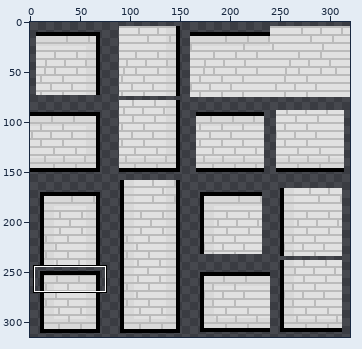
Sprite sheet, stored at Textures/Things/Building/Roof/Roof_Brick_Flat/Wall_Atlas_Smooth.png. Above, an overview of the earlier version with the close-up marked.
Close-up. The starting point:
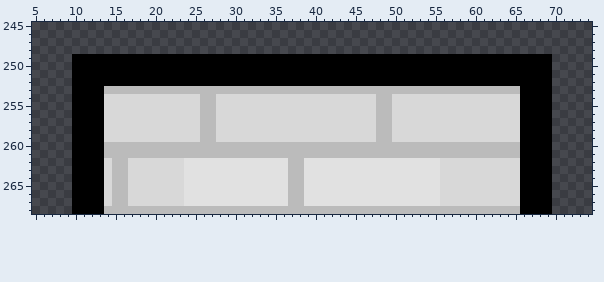
The file is 320x320 pixels. Pixels under 10% opacity are left out. Colours within 5 levels of each other are drawn and written as one. Shown: x 5..74, y 245..268. The wide view leaves out empty margins. The commit also changed other parts of the picture, which this record leaves out.
And afterwards:
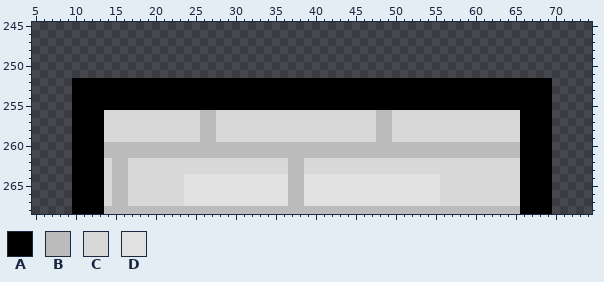
Palette (. is transparent): A #000000  B #bbbbbb  C #d8d8d8  D #e1e1e1
Diff:
@@ x 5..74 @@
 248 ......................................................................
-249 .....AAAAAAAAAAAAAAAAAAAAAAAAAAAAAAAAAAAAAAAAAAAAAAAAAAAAAAAAAAAA.....
-250 .....AAAAAAAAAAAAAAAAAAAAAAAAAAAAAAAAAAAAAAAAAAAAAAAAAAAAAAAAAAAA.....
-251 .....AAAAAAAAAAAAAAAAAAAAAAAAAAAAAAAAAAAAAAAAAAAAAAAAAAAAAAAAAAAA.....
+249 ......................................................................
+250 ......................................................................
+251 ......................................................................
 252 .....AAAAAAAAAAAAAAAAAAAAAAAAAAAAAAAAAAAAAAAAAAAAAAAAAAAAAAAAAAAA.....
-253 .....AAAABBBBBBBBBBBBBBBBBBBBBBBBBBBBBBBBBBBBBBBBBBBBBBBBBBBBAAAA.....
-254 .....AAAACCCCCCCCCCCCBBCCCCCCCCCCCCCCCCCCCCBBCCCCCCCCCCCCCCCCAAAA.....
-255 .....AAAACCCCCCCCCCCCBBCCCCCCCCCCCCCCCCCCCCBBCCCCCCCCCCCCCCCCAAAA.....
+253 .....AAAAAAAAAAAAAAAAAAAAAAAAAAAAAAAAAAAAAAAAAAAAAAAAAAAAAAAAAAAA.....
+254 .....AAAAAAAAAAAAAAAAAAAAAAAAAAAAAAAAAAAAAAAAAAAAAAAAAAAAAAAAAAAA.....
+255 .....AAAAAAAAAAAAAAAAAAAAAAAAAAAAAAAAAAAAAAAAAAAAAAAAAAAAAAAAAAAA.....
 256 .....AAAACCCCCCCCCCCCBBCCCCCCCCCCCCCCCCCCCCBBCCCCCCCCCCCCCCCCAAAA.....
@@ x 22..57 @@
 261 BBBBBBBBBBBBBBBBBBBBBBBBBBBBBBBBBBBB
-262 CCDDDDDDDDDDDDDBBDDDDDDDDDDDDDDDDDCC
-263 CCDDDDDDDDDDDDDBBDDDDDDDDDDDDDDDDDCC
+262 CCCCCCCCCCCCCCCBBCCCCCCCCCCCCCCCCCCC
+263 CCCCCCCCCCCCCCCBBCCCCCCCCCCCCCCCCCCC
 264 CCDDDDDDDDDDDDDBBDDDDDDDDDDDDDDDDDCC
